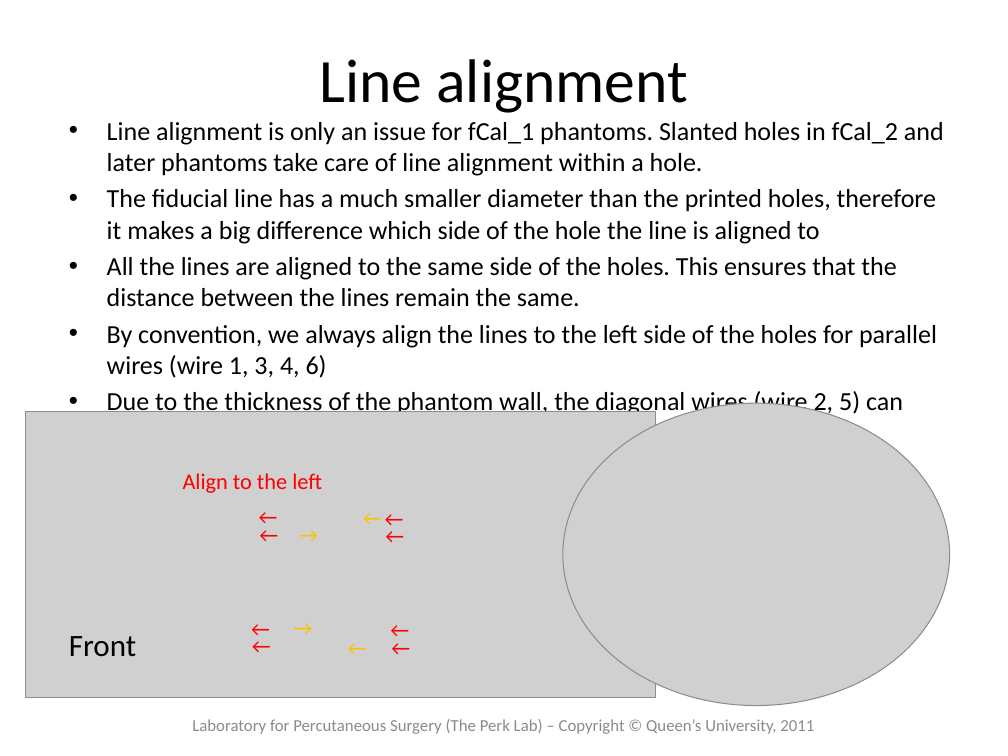
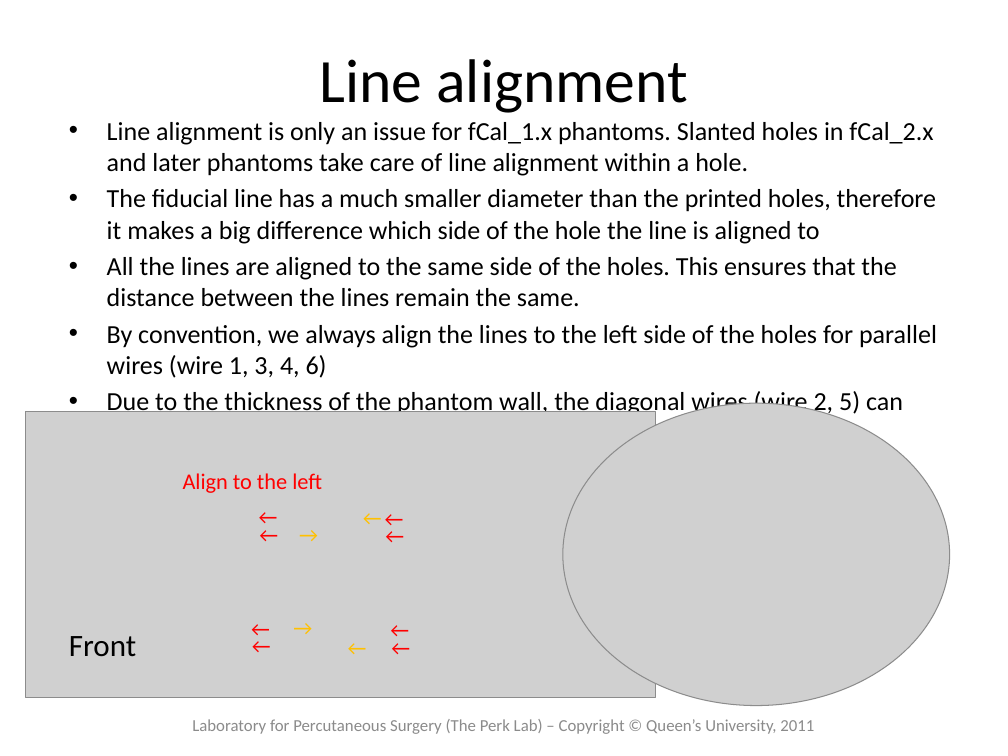
Before and after one commit to thewtex/Plus, a slide deck: slide 6 of doc/tutorials/PlusTutorialBuildingfCalPhantom.pptx (slide 5 before the commit). Drawn at 1008x756 pixels with LibreOffice and Linux fonts; fonts in the diff are those of the drawing; grey boxes stand for pictures. Boxes give left, top, right and bottom in pixels: in the first picture for what was removed or moved away, otherwise in the second. Text is boxed around its words. In the diff, an @@ line names an element or a change of style, - is before the commit and + after.

Commit message:
re #712: Improved calibration phantom descriptions (added images of phantoms, updated tutorial)

```diff
--- a/doc/tutorials/PlusTutorialBuildingfCalPhantom.pptx
+++ b/doc/tutorials/PlusTutorialBuildingfCalPhantom.pptx
@@ text at (x1=107, y1=122, x2=933, y2=176): text changed @@
-• Line alignment is only an issue for fCal_1 phantoms. Slanted holes in fCal_2 and later phantoms take care of line alignment within a hole.
+• Line alignment is only an issue for fCal_1.x phantoms. Slanted holes in fCal_2.x and later phantoms take care of line alignment within a hole.
```
Also in this commit, not shown: 2 other slides changed, 1 slide added, 6 other files.
